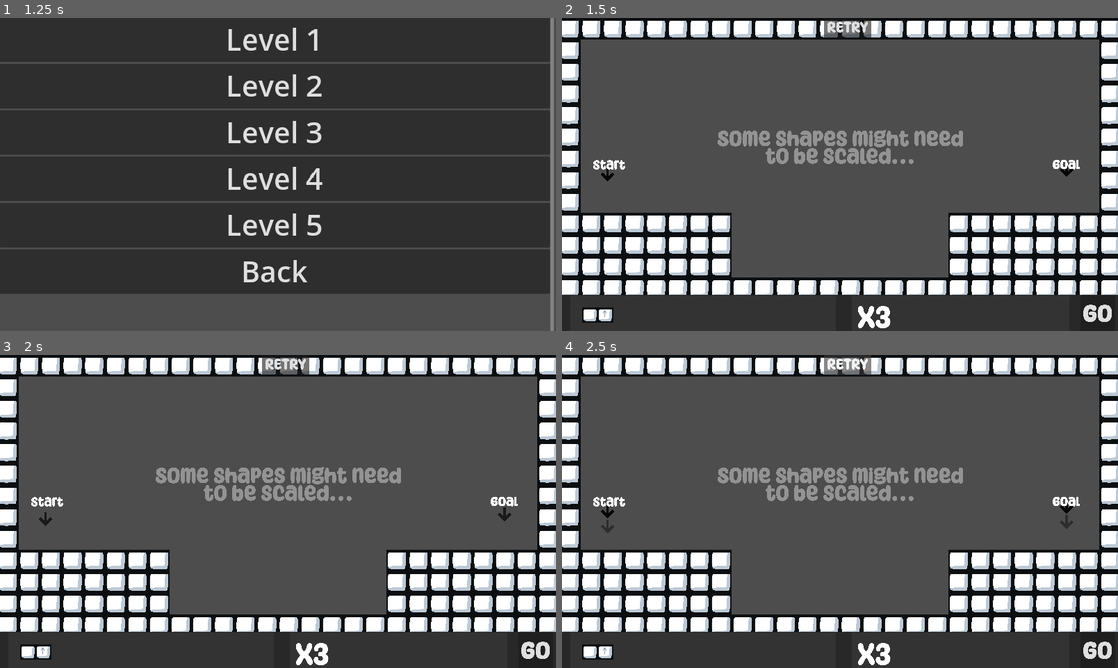
Above: before the commit, frames 1-4 (two rows, left to right).
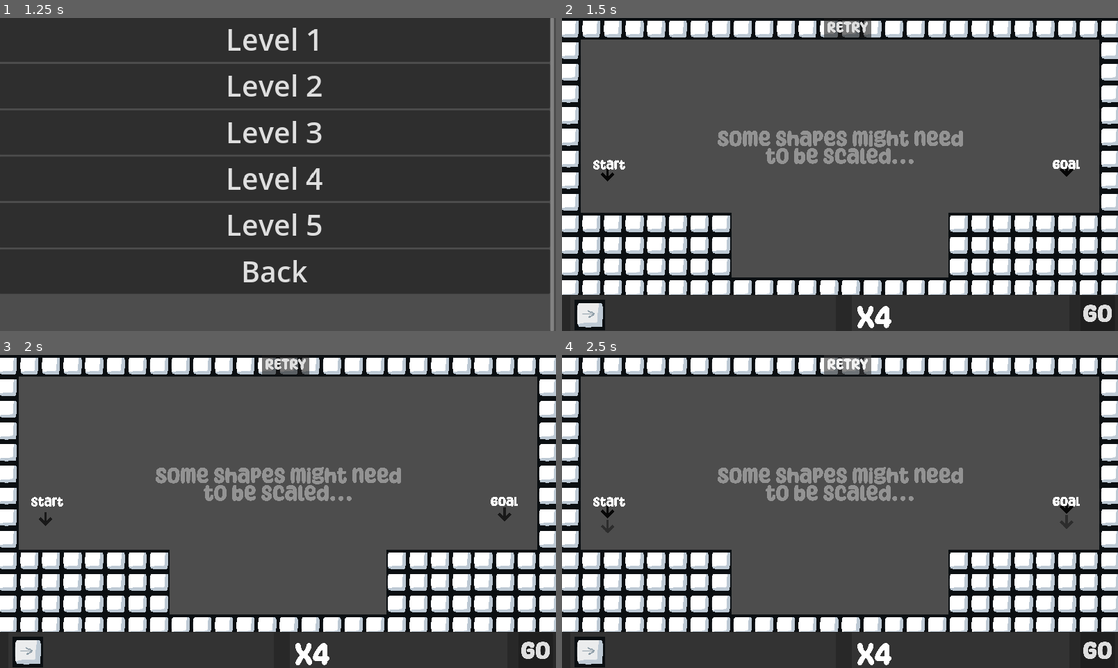
Above: after the commit, the same moments.

Repository: matt-neave/shapeEscape
Game: Godot game, scene res://scenes/menu.tscn
The game is run twice, just before and just after one commit, with the same random seed, the same clock (stepped at 60 frames per second) and the same inputs.
Inputs:
- Up to frame 1 (1.25 s): click "Start Game" at 0.5 s
- Up to frame 2 (1.5 s): click "Level 2" at 1.25 s
- Up to frame 3 (2 s): no input
- Up to frame 4 (2.5 s): click "RETRY" at 2 s

Frame 1 is identical in both runs. In frame 2, 0.7% of the frame differs, in the area x 2-60%, y 90-100%; in frame 3, 0.7%; in frame 4, 0.7%.

Commit message:
Bugfix next level auto swapping

Diff:
--- a/scripts/game_manager.gd
+++ b/scripts/game_manager.gd
@@ -84,28 +84,24 @@
 
 func _start_level(level_index: int):
 	if level_unlocked[level_index]:
-		current_level_index = level_index
+		current_level_index = (level_index)
 		current_state = GameState.GAMEPLAY
 		var level_path = levels[current_level_index]
 		get_tree().change_scene_to_file(level_path)
 	else:
 		print("Level is locked!")
 
-#func _on_level_complete():
-	#current_level_index += 1
-	#_go_to_level_select()
-
 func _on_level_complete():
 	# Unlock the next level if it exists
 	if current_level_index + 1 < level_unlocked.size():
 		level_unlocked[current_level_index + 1] = true
 
-	_go_to_level_select()
+	load_next_level()
 
-
-	# Optionally return to level select or reset the game for replay
-	#_reset_game()
-
+func load_next_level():
+	current_level_index += 1
+	var scene_path = "res://scenes/levels/level_%d.tscn" % (current_level_index + 1)
+	get_tree().change_scene_to_file(scene_path)
 
 
 func _test_shapes():
--- a/scripts/level-select.gd
+++ b/scripts/level-select.gd
@@ -49,7 +49,7 @@
 
 func _on_level_button_pressed(level: int) -> void:
 	var scene_path = "res://scenes/levels/level_%d.tscn" % level
-	GameManager.current_level_index = level
+	GameManager.current_level_index = (level - 1)
 	get_tree().change_scene_to_file(scene_path)
 
 func _on_Back_pressed() -> void:
--- a/scripts/tile_draw_controller.gd
+++ b/scripts/tile_draw_controller.gd
@@ -39,6 +39,7 @@
 		_place_shape_at_root(cell_pos)
 		SoundManager.play_sound(SoundManager.SOUNDS.TILE_PLACE)
 		placement_mode = false
+
 
 func enter_placement_mode(shape):
 	self.shape = shape
